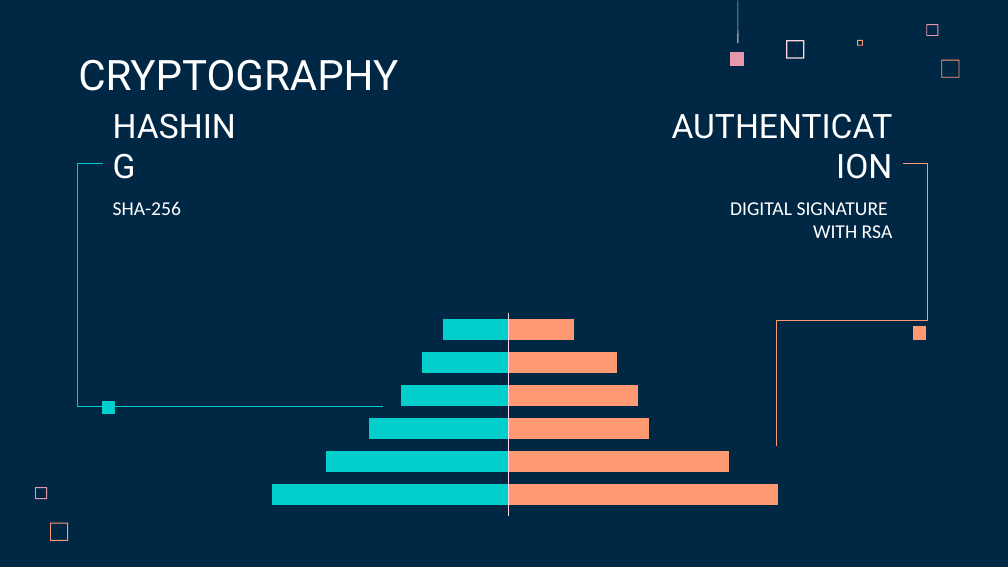
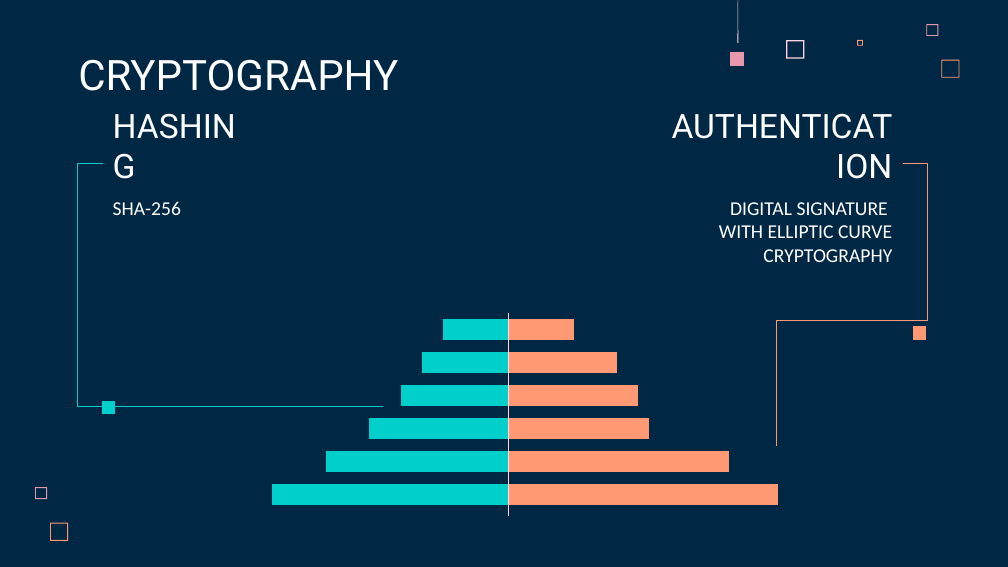
Before and after one commit to harsh-mody/Oneiric-Coin, a slide deck: slide 8 of Oneiric_Coins_Group44.pptx. Drawn at 1008x567 pixels with LibreOffice and Linux fonts; fonts in the diff are those of the drawing. Boxes give left, top, right and bottom in pixels: in the first picture for what was removed or moved away, otherwise in the second. Text is boxed around its words. In the diff, an @@ line names an element or a change of style, - is before the commit and + after.

```diff
--- a/Oneiric_Coins_Group44.pptx
+++ b/Oneiric_Coins_Group44.pptx
@@ subtitle at (719, 225, 892, 262): text changed @@
-WITH RSA
+WITH ELLIPTIC CURVE CRYPTOGRAPHY
```
Also in this commit, not shown: 1 other slide changed, 8 other files.
